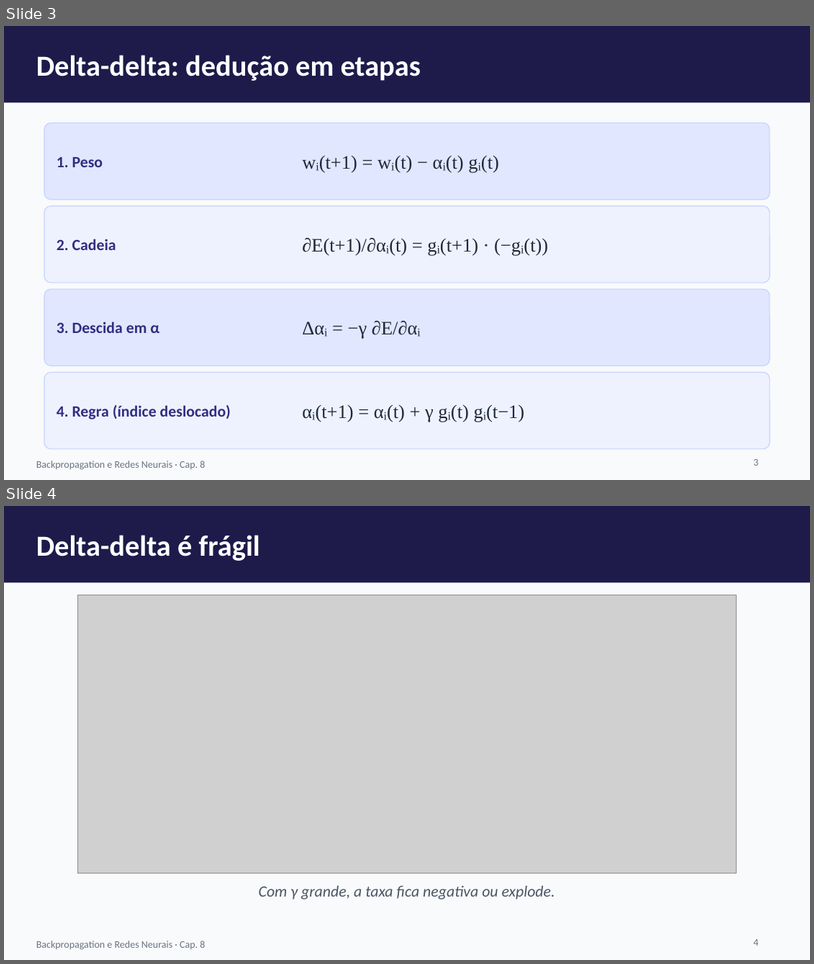
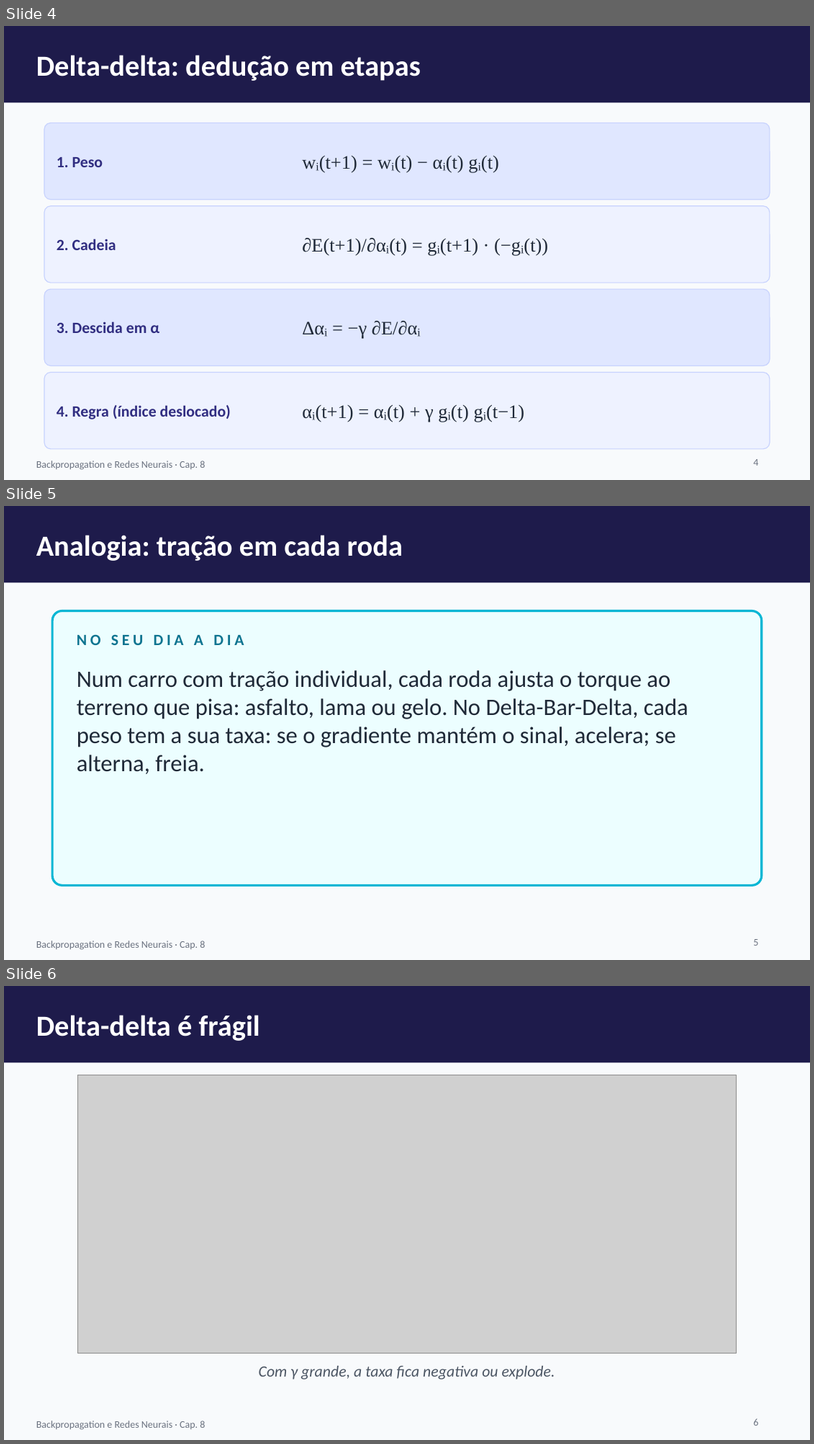
Before and after one commit to arakenmedeiros/claude, a slide deck: redes_neurais/slides/cap08_Delta_Bar_Delta_e_EDBD.pptx. Shown one above the other, each under a label of ours: slides 3 and 4 before the commit, slides 4, 5 and 6 after it. The pictures are 814x964 and 814x1444 pixels, drawn with LibreOffice and Linux fonts; fonts in the diff are those of the drawing; grey boxes stand for pictures. Boxes give left, top, right and bottom in pixels: in the first picture for what was removed or moved away, otherwise in the second. Text is boxed around its words. In the diff, an @@ line names an element or a change of style, - is before the commit and + after.

```diff
--- a/redes_neurais/slides/cap08_Delta_Bar_Delta_e_EDBD.pptx
+++ b/redes_neurais/slides/cap08_Delta_Bar_Delta_e_EDBD.pptx
@@ slide 5 added at [4,506,810,960], background #F8FAFC; not listed: 2 template elements that a slide beside it also shows @@
@@ text added at [36,535,403,561], 26 pt, text #FFFFFF, bold @@
+Analogia: tração em cada roda
@@ rounded rectangle added at [52,611,762,885], fill #ECFEFF, outline #06B6D4 2 pt @@
@@ text added at [77,634,244,645], 14 pt, text #0E7490, bold @@
+NO SEU DIA A DIA
@@ text added at [77,670,689,774], 21 pt, text #1F2937 @@
+Num carro com tração individual, cada roda ajusta o torque ao terreno que pisa: asfalto, lama ou gelo. No Delta-Bar-Delta, cada peso tem a sua taxa: se o gradiente mantém o sinal, acelera; se alterna, freia.
@@ page number added at [754,939,759,945], 9 pt, text #6B7280 @@
+5
@@ what was slide 3 is now slide 4 @@
@@ page number at [754,459,759,465]: text changed @@
-3
+4
@@ what was slide 4 is now slide 6 @@
@@ page number at [754,1418,759,1425]: text changed @@
-4
+6
```
Also in this commit, not shown: 5 other slides added, 10 other files.
